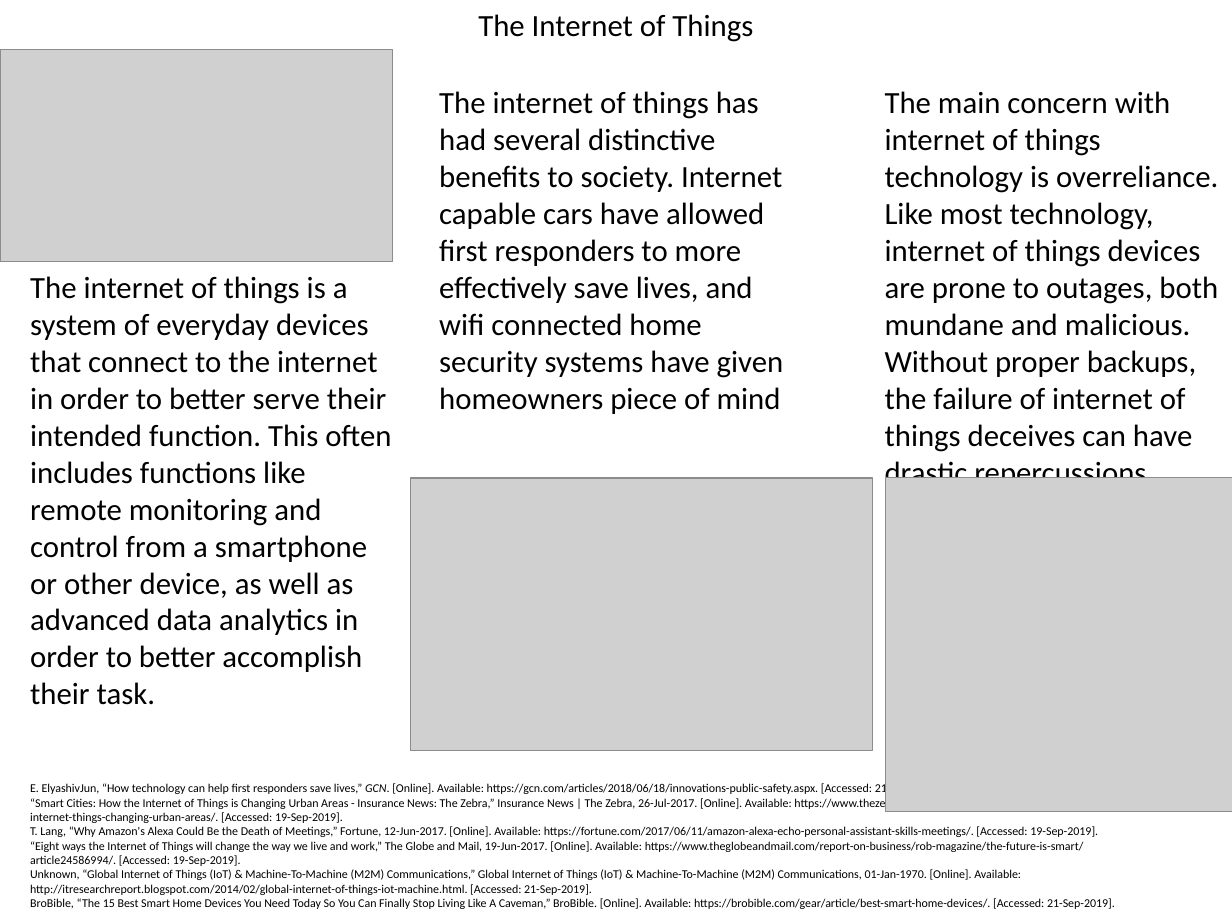
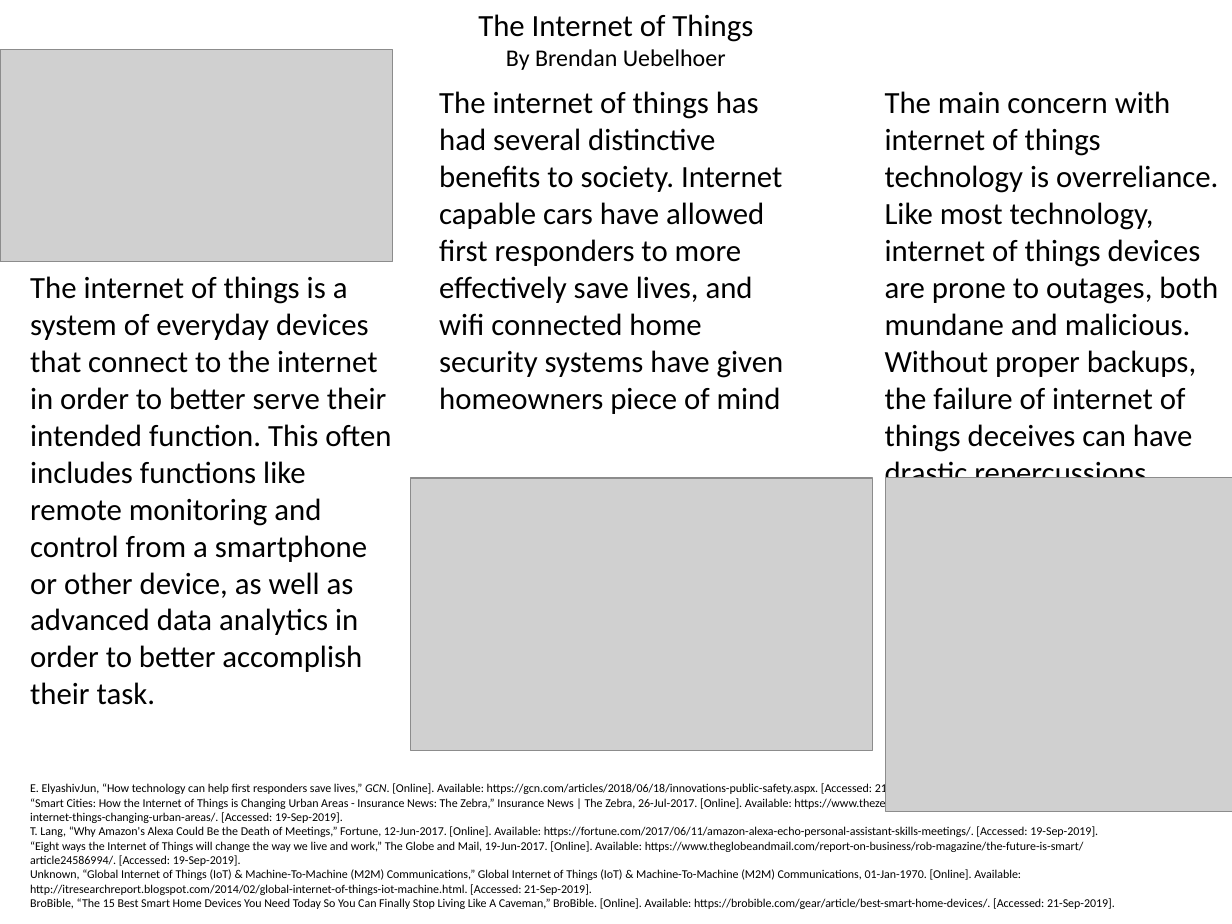
Before and after one commit to Uebbels/csci101, a slide deck: slide 1 of Explore Poster.pptx. Drawn at 1232x924 pixels with LibreOffice and Linux fonts; fonts in the diff are those of the drawing; grey boxes stand for pictures. Boxes give left, top, right and bottom in pixels: in the first picture for what was removed or moved away, otherwise in the second. Text is boxed around its words. In the diff, an @@ line names an element or a change of style, - is before the commit and + after.

```diff
--- a/Explore Poster.pptx
+++ b/Explore Poster.pptx
@@ text at [506, 49, 726, 70]: paragraph added @@
+By Brendan Uebelhoer
```
Also in this commit, not shown: 1 other file.
